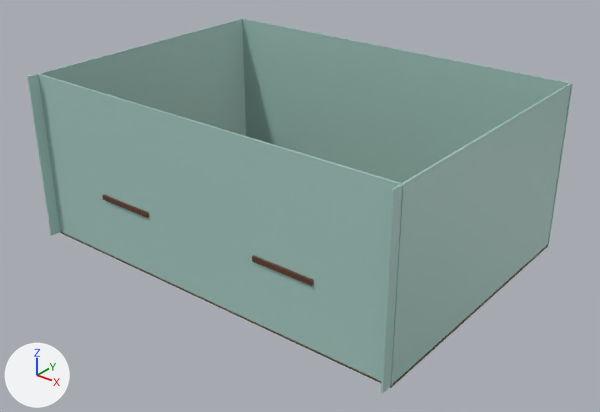
The Blender file SpeedShell/Assets/Blender Assets/HOUSE LEVEL.blend, before and after one commit.
Camera for both pictures: a 50 mm lens placed at (198.0, -251.0, 171.0), pointed at (3.0, -7.0, 19.0). Lighting does not change. The marker at lower left points along +X, +Y and +Z.
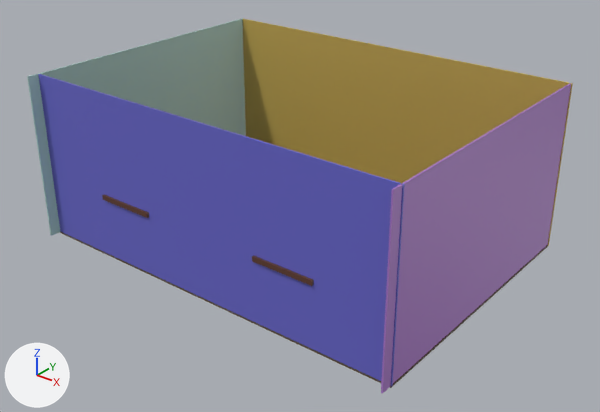
Location of each change, (x1, y1, x2, y2) in pixels of the pictures (600 x 412 px):
'Plane.005', recoloured (cyan to blue)
    both: (38, 74, 405, 386)
'Plane.006', recoloured
    both: (242, 19, 573, 246)
'Plane.008', recoloured (grey to purple)
    both: (381, 83, 571, 394)

The change, as a list of edits to the scene's bpy script:
```text
Change mat_material_004:
    mat_material_004.base_color: (0.381, 0.591, 0.539) -> (0.409, 0.183, 0.591)  # cyan #a6cac2 -> purple #ab77ca
Change mat_material_001:
    mat_material_001.base_color: (0.381, 0.591, 0.539) -> (0.591, 0.417, 0.0912)  # cyan #a6cac2 -> yellow #caad55
Change mat_material_002:
    mat_material_002.base_color: (0.381, 0.591, 0.539) -> (0.139, 0.134, 0.591)  # cyan #a6cac2 -> blue #6866ca
```
